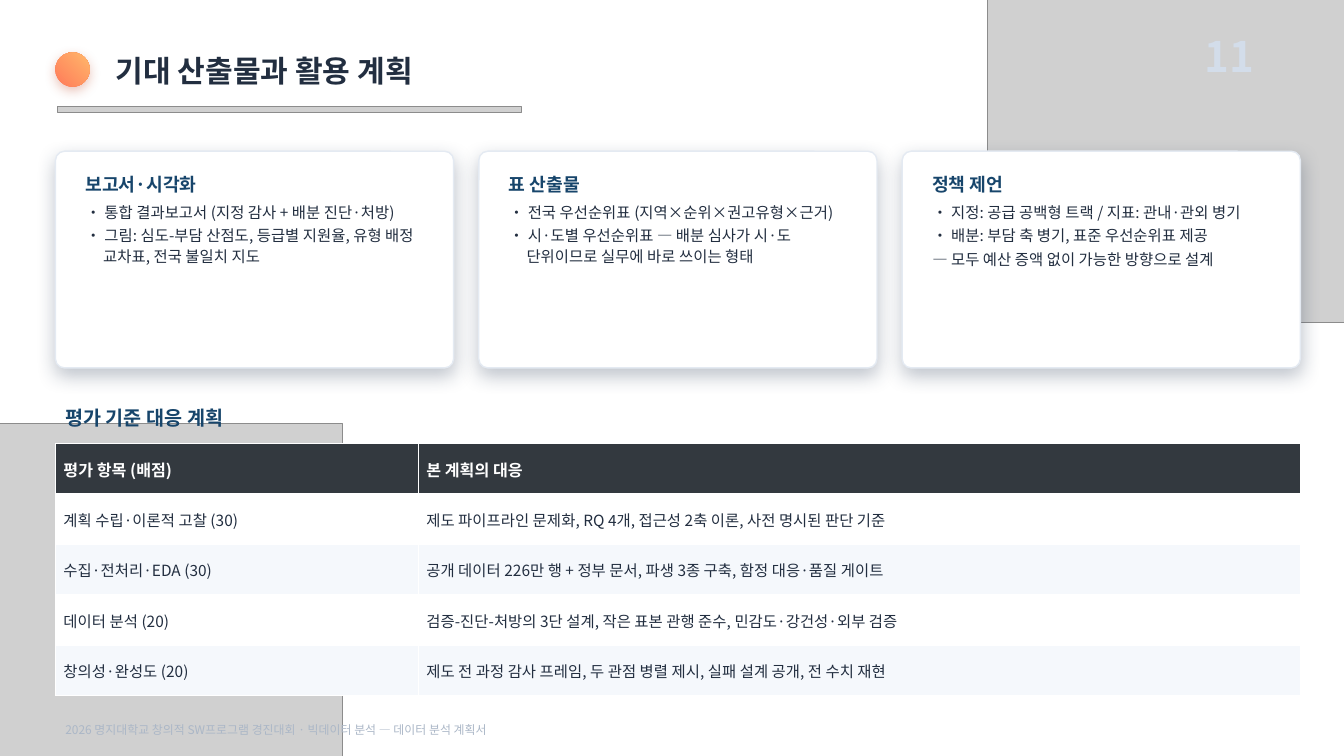
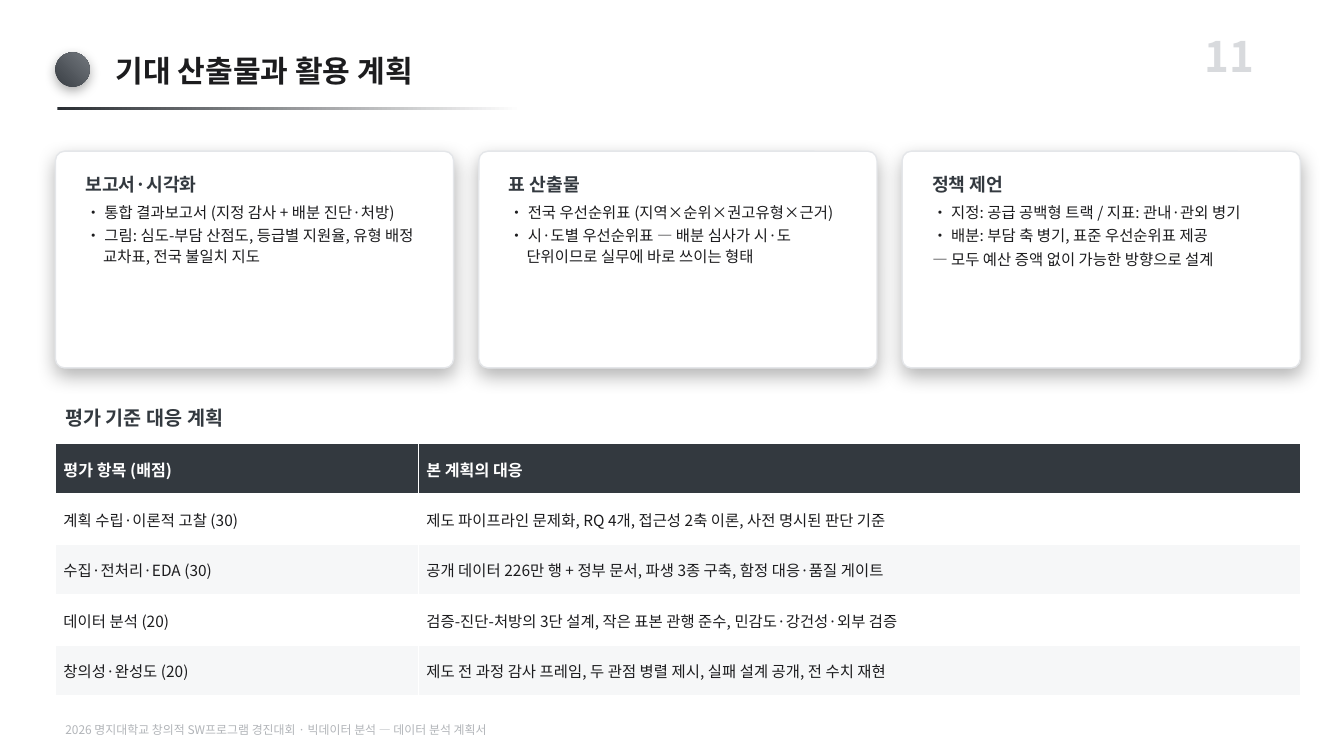
Before and after one commit to karvvan/maternity-care-policy-audit, a slide deck: slide 11 of 04_제출물/데이터분석_계획서.pptx. Drawn at 1344x756 pixels with LibreOffice and Linux fonts; fonts in the diff are those of the drawing; grey boxes stand for pictures. Boxes give left, top, right and bottom in pixels: in the first picture for what was removed or moved away, otherwise in the second. Text is boxed around its words. In the diff, an @@ line names an element or a change of style, - is before the commit and + after.

Commit message:
계획서 PPT 모노톤판으로 교체 (12장)

```diff
--- a/04_제출물/데이터분석_계획서.pptx
+++ b/04_제출물/데이터분석_계획서.pptx
@@ picture removed at (988, 0, 1344, 323) @@
@@ text added at (1204, 23, 1254, 84), 30 pt, text #D8DADD, bold @@
+11
@@ rounded rectangle at (55, 52, 90, 87): fill gradient #FF7A59 to #FFB86B to gradient #3A3F45 to #73787E; shadow changed @@
@@ text "기대 산출물과 활용 계획" at (116, 56, 412, 85): text colour #222E40 to #1C1C1E @@
@@ picture removed at (57, 107, 521, 113) @@
@@ rectangle added at (57, 107, 521, 110), fill gradient #2A2E33 to #FFFFFF @@
@@ text "보고서·시각화" at (86, 175, 413, 265): text colour #17456B to #33393F in "보고서·시각화"; text colour #222E40 to #1C1C1E in "• 통합 결과보고서 (지정 감사 + 배분 ...", "• 그림: 심도-부담 산점도, 등급별 지원율, 유형 ..." @@
@@ text "표 산출물" at (509, 175, 833, 264): text colour #17456B to #33393F in "표 산출물"; text colour #222E40 to #1C1C1E @@
@@ outline #E4EAF2 1 pt to #E4E6E9 1 pt; shadow changed in 3 elements at (55, 151, 454, 368), (479, 151, 877, 368), (902, 151, 1301, 368) @@
@@ text "정책 제언" at (932, 175, 1240, 267): text colour #17456B to #33393F in "정책 제언"; text colour #222E40 to #1C1C1E @@
@@ text "평가 기준 대응 계획" at (65, 408, 223, 427): text colour #17456B to #33393F @@
@@ picture removed at (0, 423, 343, 756) @@
@@ table at (55, 444, 1301, 696) @@
@@ fill #F5F8FC to #F6F7F8 in 4 cells @@
@@ text colour #222E40 to #1C1C1E @@
@@ text "2026 명지대학교 창의적 SW프로그램 경진대회 ..." at (65, 724, 487, 735): text colour #ABB7C7 to #B2B5B9 @@
```
Also in this commit, not shown: 11 other slides changed.
